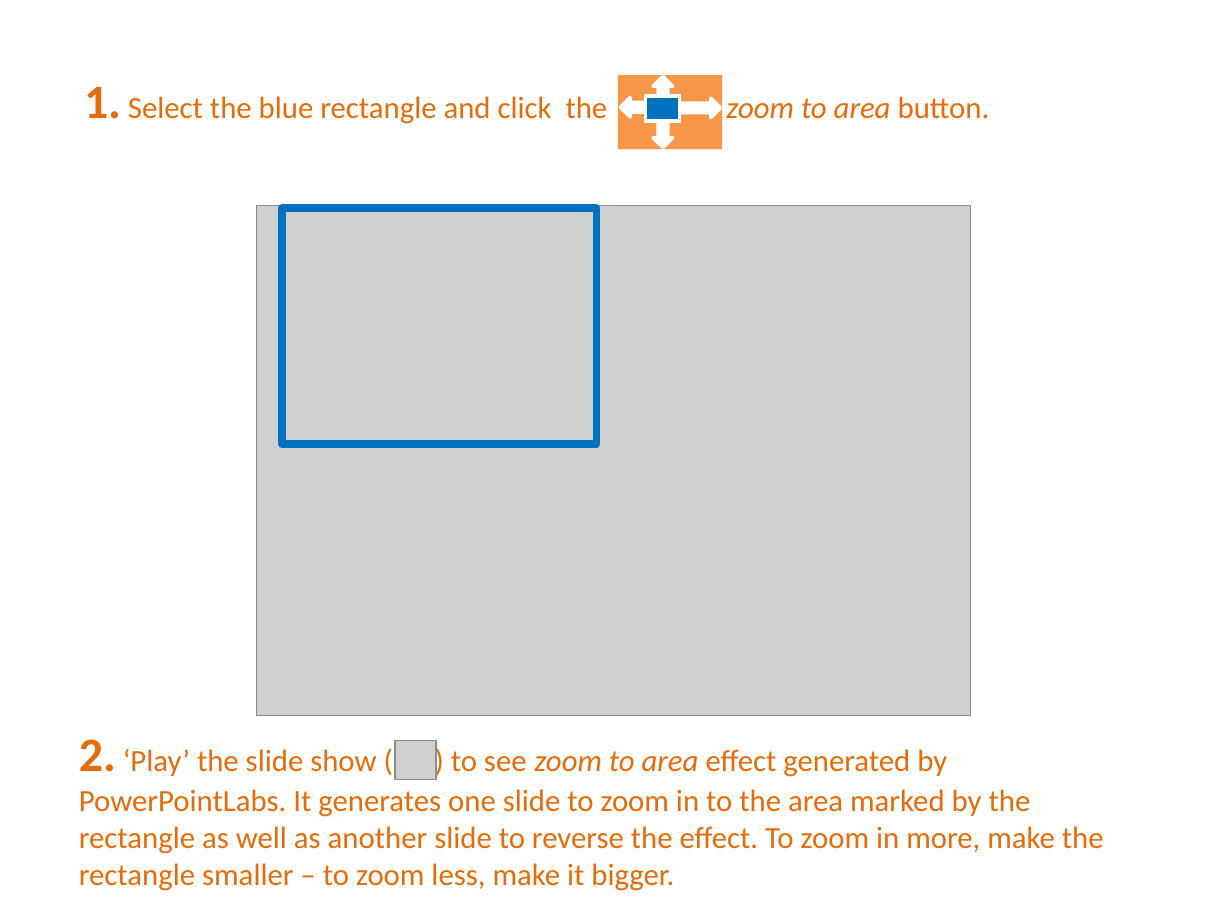
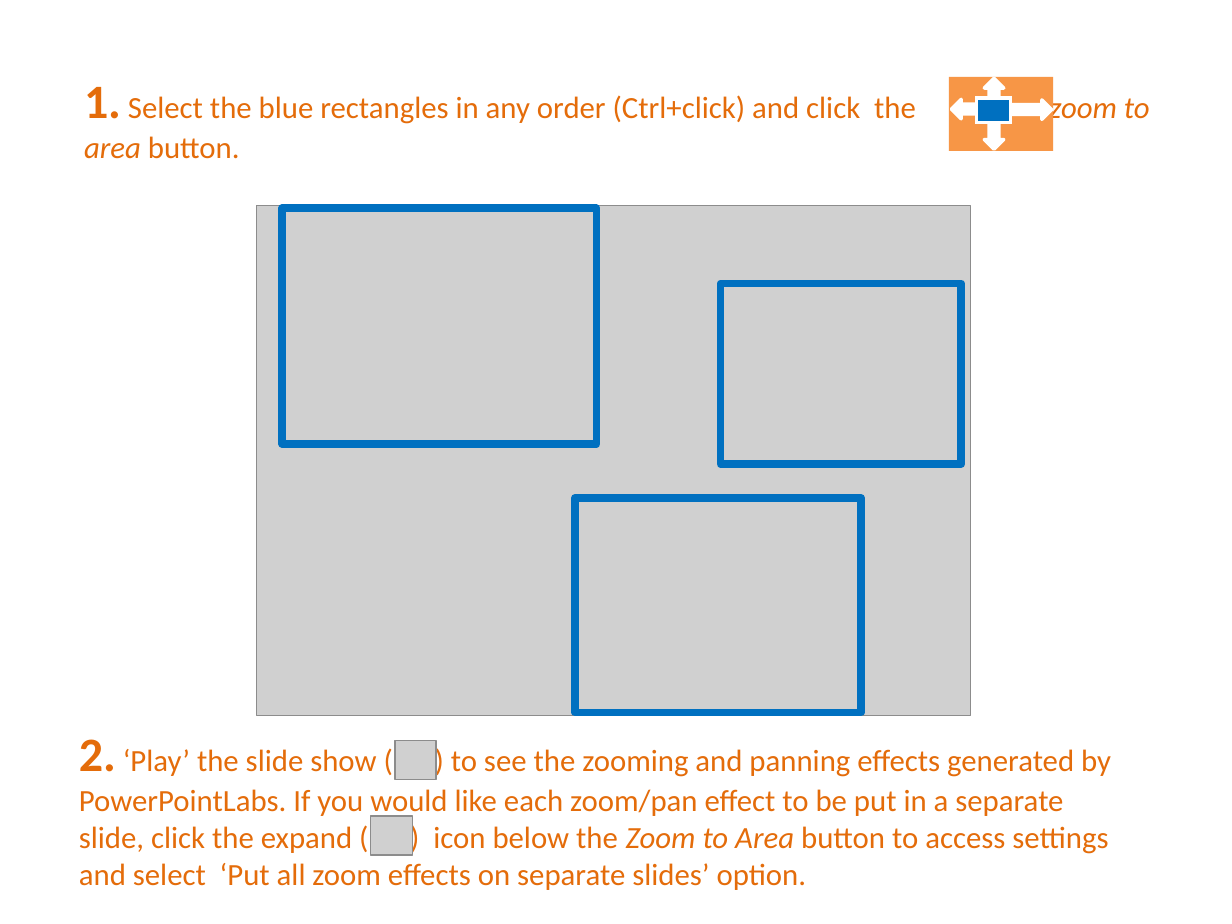
Before and after one commit to PowerPointLabs/PowerPointLabs-Website, a slide deck: slide 18 of samples/tutorial.pptx (slide 14 before the commit). Drawn at 1232x924 pixels with LibreOffice and Linux fonts; fonts in the diff are those of the drawing; grey boxes stand for pictures. Boxes give left, top, right and bottom in pixels: in the first picture for what was removed or moved away, otherwise in the second. Text is boxed around its words. In the diff, an @@ line names an element or a change of style, - is before the commit and + after.

```diff
--- a/samples/tutorial.pptx
+++ b/samples/tutorial.pptx
@@ text at (84,87,1150,159): text changed @@
-1. Select the blue rectangle and click the zoom to area button.
+1. Select the blue rectangles in any order (Ctrl+click) and click the zoom to area button.
@@ 2 up arrows, 2 rectangles: place and size @@
-2 up arrows, 2 rectangles at (618,75,723,149)
+2 up arrows, 2 rectangles at (949,78,1053,152)
@@ up arrow: place and size @@
-up arrow at (670,98,720,118)
+up arrow at (1001,99,1052,119)
@@ up arrow: place and size @@
-up arrow at (653,118,673,148)
+up arrow at (984,120,1004,149)
@@ rectangle added at (721,283,961,464), outline #0070C0 4.5 pt @@
@@ rectangle added at (575,498,861,712), outline #0070C0 4.5 pt @@
@@ text at (79,739,1111,890): text changed @@
-2. ‘Play’ the slide show ( ) to see zoom to area effect generated by PowerPointLabs. It generates one slide to zoom in to the area marked by the rectangle as well as another slide to reverse the effect. To zoom in more, make the rectangle smaller – to zoom less, make it bigger.
+2. ‘Play’ the slide show ( ) to see the zooming and panning effects generated by PowerPointLabs. If you would like each zoom/pan effect to be put in a separate slide, click the expand ( ) icon below the Zoom to Area button to access settings and select ‘Put all zoom effects on separate slides’ option.
@@ picture added at (371,816,413,855) @@
```
Also in this commit, not shown: 16 other slides changed, 10 slides added.
